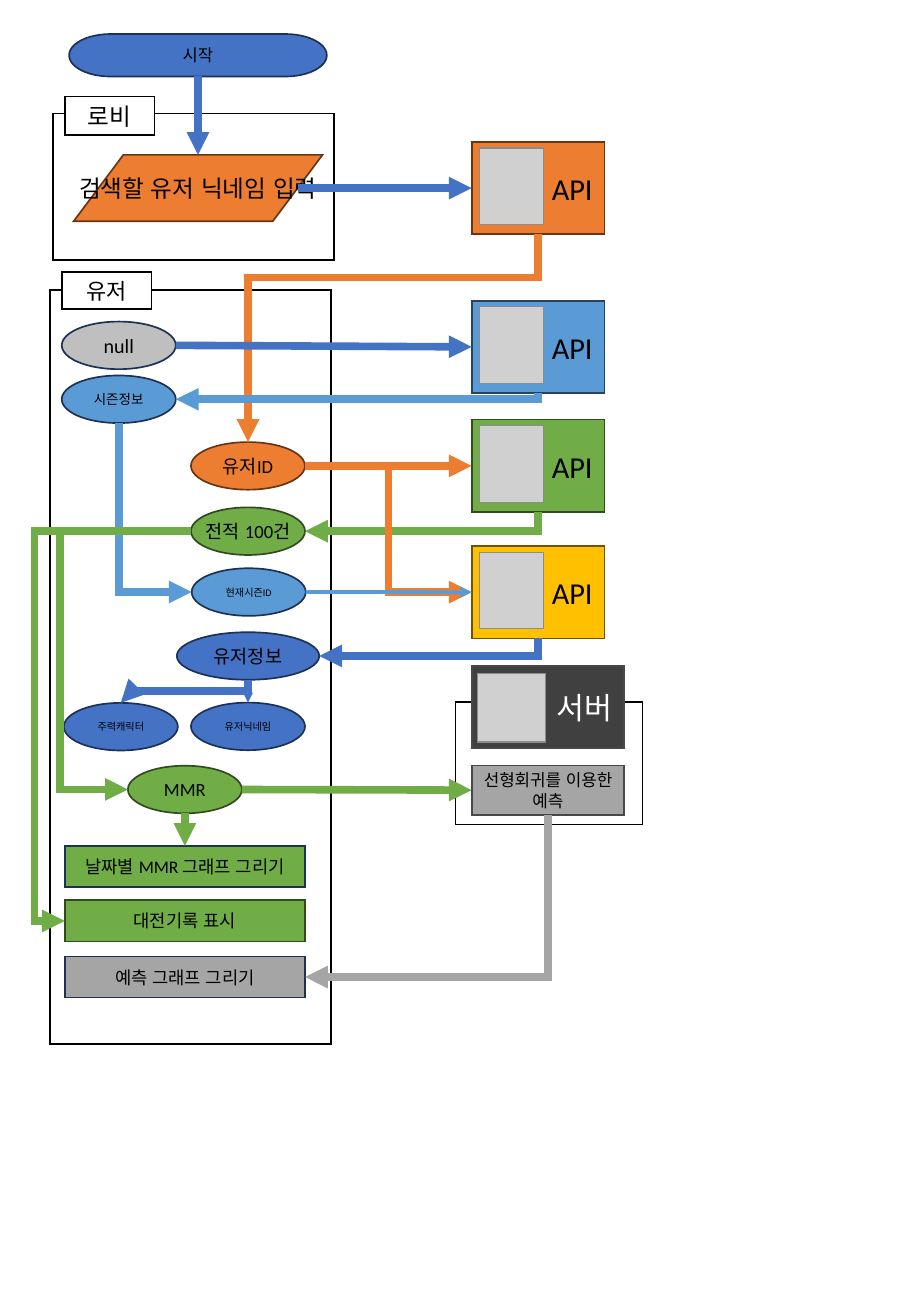
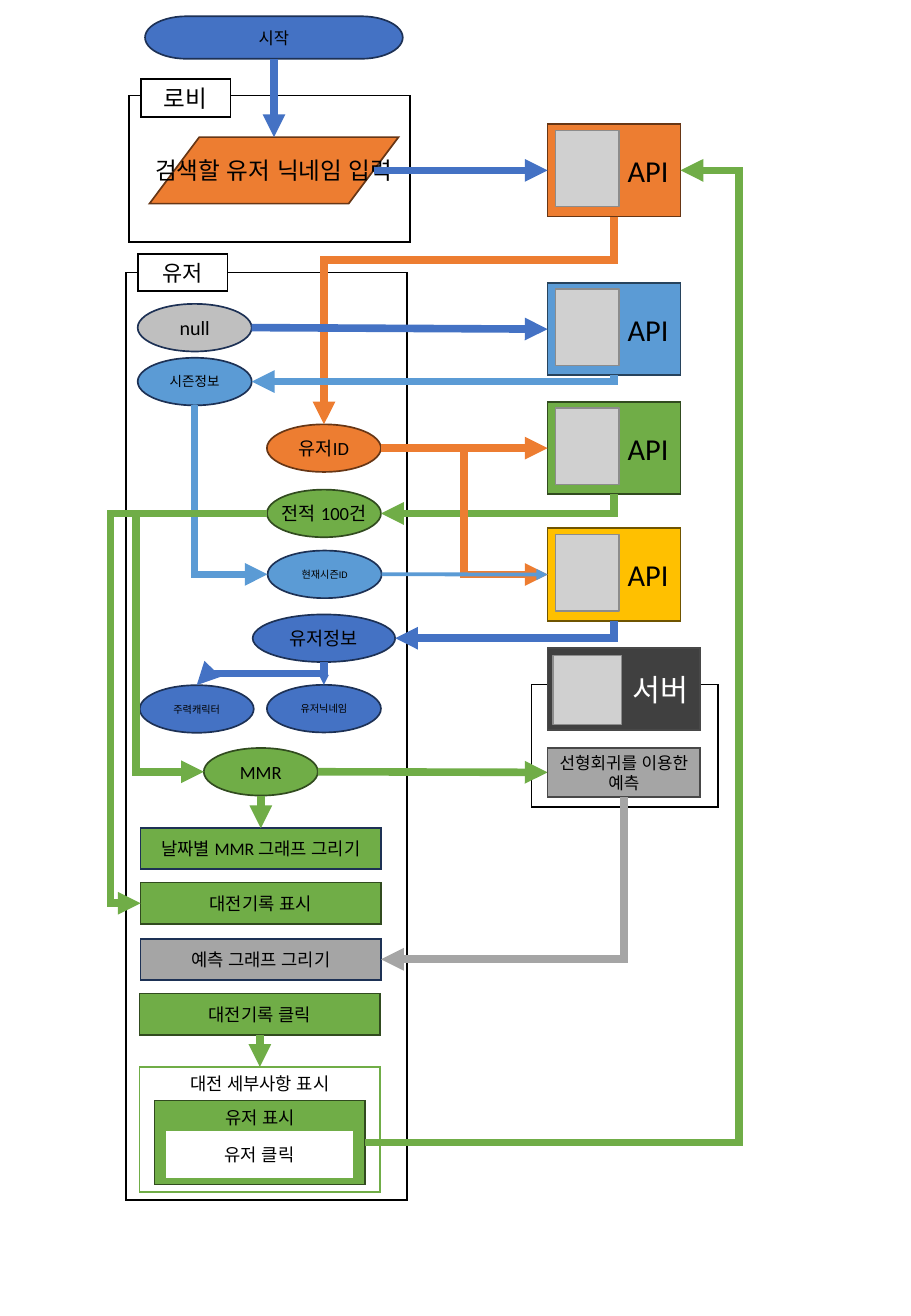
Before and after one commit to Hyuni02/ERHistoryViewer, a slide deck: slide 1 of 흐름도.pptx. Drawn at 911x1316 pixels with LibreOffice and Linux fonts; fonts in the diff are those of the drawing; grey boxes stand for pictures. Boxes give left, top, right and bottom in pixels: in the first picture for what was removed or moved away, otherwise in the second. Text is boxed around its words. In the diff, an @@ line names an element or a change of style, - is before the commit and + after.

```diff
--- a/흐름도.pptx
+++ b/흐름도.pptx
@@ group added at (x1=140, y1=170, x2=739, y2=1192): 4 rectangles, 1 arrow, 1 elbow arrow @@
+대전기록 클릭
+대전 세부사항 표시
+유저 표시
+유저 클릭
@@ rectangle resized from (x1=50, y1=290, x2=332, y2=1045) to (x1=126, y1=272, x2=408, y2=1200) @@
@@ 9 rectangles, 4 ellipses, 3 elbow arrows, 2 arrows, 1 picture, 1 flow chart input output moved together from (x1=34, y1=96, x2=624, y2=997) to (x1=111, y1=79, x2=701, y2=980) @@
@@ 7 elbow arrows, 6 arrows, 5 ellipses, 4 pictures, 4 rectangles, 1 pill shape moved together from (x1=62, y1=34, x2=643, y2=977) to (x1=137, y1=16, x2=719, y2=960) @@
```
Also in this commit, not shown: 2 other files.
